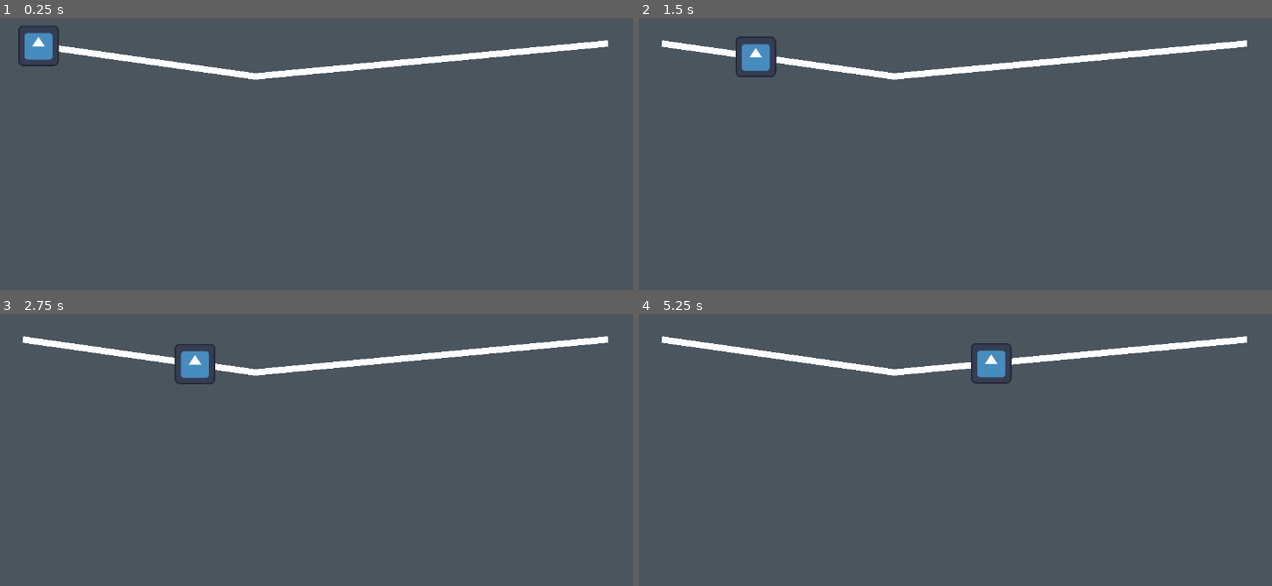
Above: before the commit, frames 1-4 (two rows, left to right).
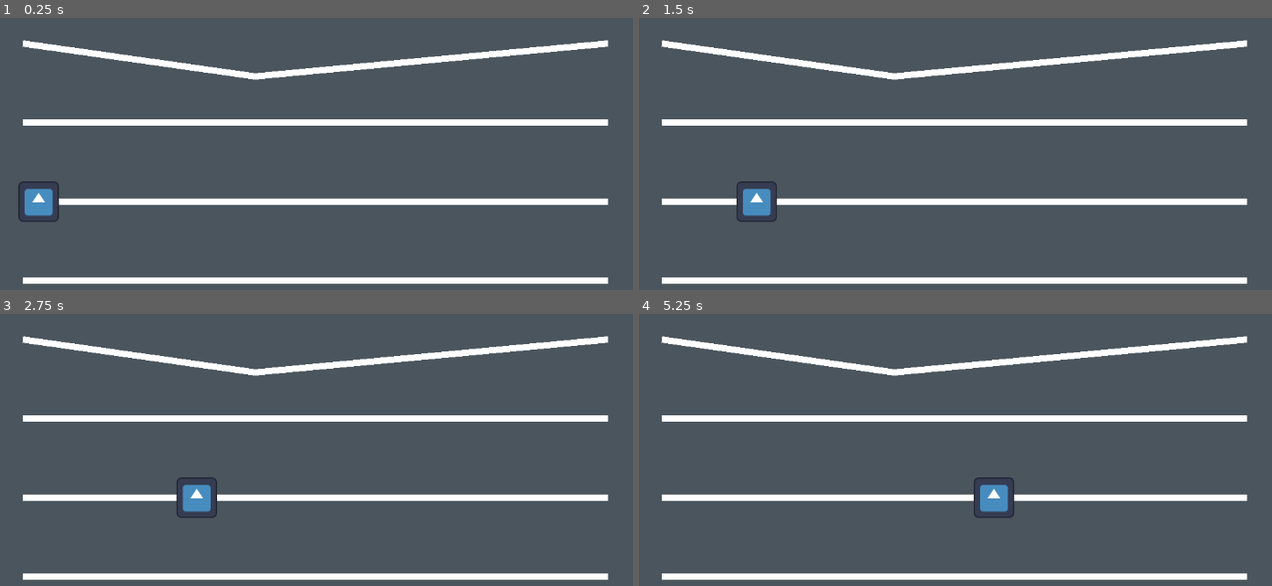
Above: after the commit, the same moments.

Repository: vescito/gae_void
Game: Godot game, scene res://main_scene.tscn
Same seed, same stepped clock (60 frames per second), same inputs: the game is played once before the commit and once after it. The engine's default icon, where the game draws it, is replaced by a stand-in: a white triangle on a blue panel in a dark square.
Inputs:
- Up to frame 1 (0.25 s): no input
- Up to frame 2 (1.5 s): no input
- Up to frame 3 (2.75 s): no input
- Up to frame 4 (5.25 s): no input

The runs differ from the first frame. In frame 1, 8.2% of the frame differs, in the area x 2-97%, y 3-98%; in frame 2, 8.1%; in frame 3, 8.2%; in frame 4, 8.2%.

Commit message:
erste mechanik

Diff:
--- a/LineMovement.gd
+++ b/LineMovement.gd
@@ -1,28 +1,35 @@
 extends CharacterBody2D
 
-var speed = 100  # Pixels per second
-var current_target_index = 1  # Start moving towards the first point (index 0 is the start point)
-var on_line = true  # Check if character is supposed to be moving on line
+var speed = 100
+var current_line
+var current_target_index = 1
+var on_line = true
 
 func _ready():
-	position = %Line2D_1.points[0]  # Start at the first point of the line
+	var lines = [
+		%Line2D_1,
+		%Line2D_2,
+		%Line2D_3,
+		%Line2D_4
+	]
+	current_line = lines[randi() % lines.size()]
+	position = current_line.points[0]
 
 func _physics_process(delta):
 	if on_line:
 		move_along_line(delta)
 
 func move_along_line(delta):
-	var line_points = %Line2D_1.points
+	var line_points = current_line.points
 	var target = line_points[current_target_index]
 	var direction = (target - position).normalized()
 	var movement = direction * speed * delta
 
-	# Update position directly
+
 	position += movement
 
-	# Check if close enough to consider having reached the target
 	if position.distance_to(target) < speed * delta:
 		if current_target_index < line_points.size() - 1:
-			current_target_index += 1  # Move to next target
+			current_target_index += 1
 		else:
-			on_line = false  # Stop moving if at the end of the line
+			on_line = false  #
--- a/main_scene.tscn
+++ b/main_scene.tscn
@@ -9,6 +9,18 @@
 unique_name_in_owner = true
 points = PackedVector2Array(75, 75, 442, 127, 1000, 75)
 
+[node name="Line2D_2" type="Line2D" parent="."]
+unique_name_in_owner = true
+points = PackedVector2Array(75, 200, 1000, 200)
+
+[node name="Line2D_3" type="Line2D" parent="."]
+unique_name_in_owner = true
+points = PackedVector2Array(75, 325, 1000, 325)
+
+[node name="Line2D_4" type="Line2D" parent="."]
+unique_name_in_owner = true
+points = PackedVector2Array(75, 450, 1000, 450)
+
 [node name="CharacterBody2D" type="CharacterBody2D" parent="."]
 script = ExtResource("1_cu6eg")
 
